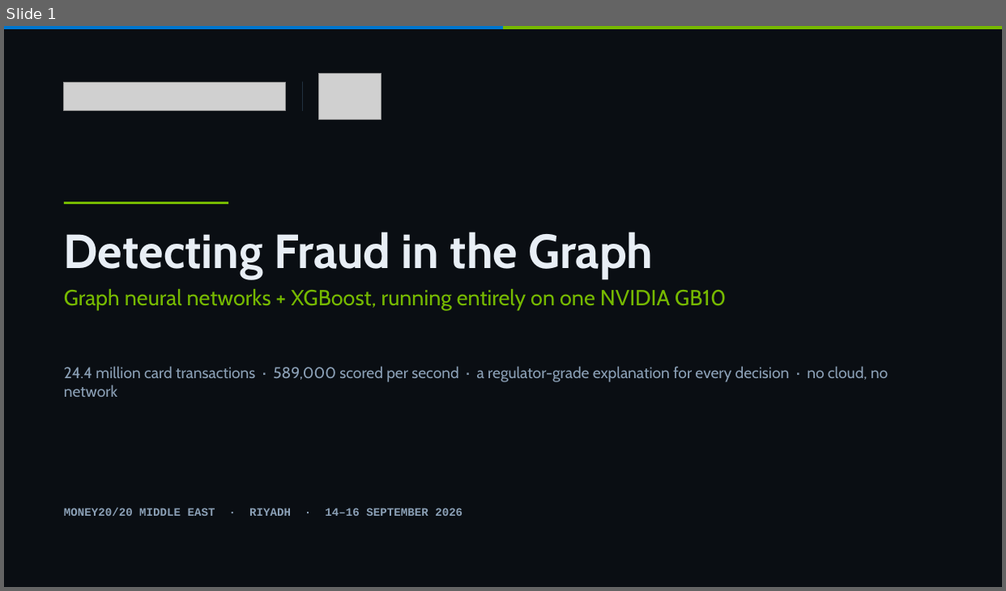
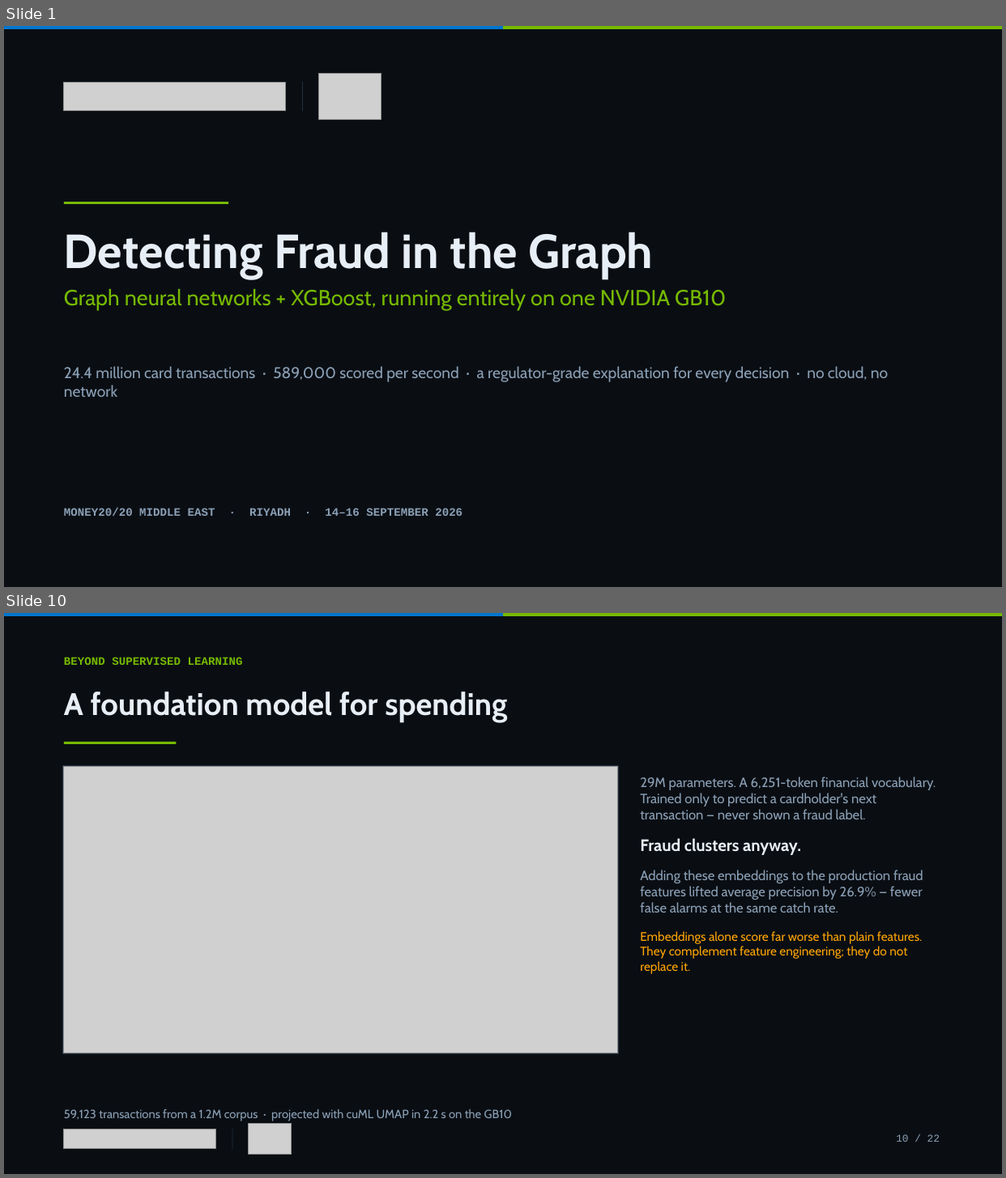
Before and after one commit to tamereissa77/Dell-Money2020, a slide deck: financial-fraud-detection/deck/Financial-Fraud-Detection-GB10.pptx. Shown one above the other, each under a label of ours: slide 1 before the commit, slides 1 and 10 after it; the slides between them are not shown. The pictures are 1006x591 and 1006x1178 pixels, drawn with LibreOffice and Linux fonts; fonts in the diff are those of the drawing; grey boxes stand for pictures. Boxes give left, top, right and bottom in pixels: in the first picture for what was removed or moved away, otherwise in the second. Text is boxed around its words. In the diff, an @@ line names an element or a change of style, - is before the commit and + after.

```diff
--- a/financial-fraud-detection/deck/Financial-Fraud-Detection-GB10.pptx
+++ b/financial-fraud-detection/deck/Financial-Fraud-Detection-GB10.pptx
@@ slide 10 added at bbox=[4, 613, 1002, 1174], background #FFFFFF @@
@@ rectangle added at bbox=[4, 613, 1002, 1174], fill #0A0E13 @@
@@ rectangle added at bbox=[4, 613, 503, 616], fill #0076CE @@
@@ rectangle added at bbox=[503, 613, 1002, 616], fill #76B900 @@
@@ text added at bbox=[64, 657, 243, 665], 11 pt, text #76B900, bold @@
+BEYOND SUPERVISED LEARNING
@@ text added at bbox=[64, 692, 507, 722], 30 pt, text #E8EEF5, bold @@
+A foundation model for spending
@@ rectangle added at bbox=[64, 742, 177, 744], fill #76B900 @@
@@ rectangle added at bbox=[63, 766, 619, 1054], outline #22303F 1 pt @@
@@ picture added at bbox=[64, 766, 618, 1053] @@
@@ text added at bbox=[640, 777, 936, 974], 13 pt, text #8BA0B6 @@
+29M parameters. A 6,251-token financial vocabulary. Trained only to predict a cardholder's next transaction — never shown a fraud label.
+Fraud clusters anyway.
+Adding these embeddings to the production fraud features lifted average precision by 26.9% — fewer false alarms at the same catch rate.
+Embeddings alone score far worse than plain features. They complement feature engineering; they do not replace it.
@@ text added at bbox=[64, 1110, 513, 1122], 11.5 pt, text #8BA0B6 @@
+59,123 transactions from a 1.2M corpus · projected with cuML UMAP in 2.2 s on the GB10
@@ picture added at bbox=[64, 1130, 216, 1149] @@
@@ rectangle added at bbox=[232, 1129, 233, 1149], fill #22303F @@
@@ picture added at bbox=[249, 1123, 292, 1155] @@
@@ text added at bbox=[896, 1135, 940, 1142], 10 pt, text #8BA0B6 @@
+10 / 22
```
Also in this commit, not shown: 15 slides changed, 5 other slides added, 15 other files.
